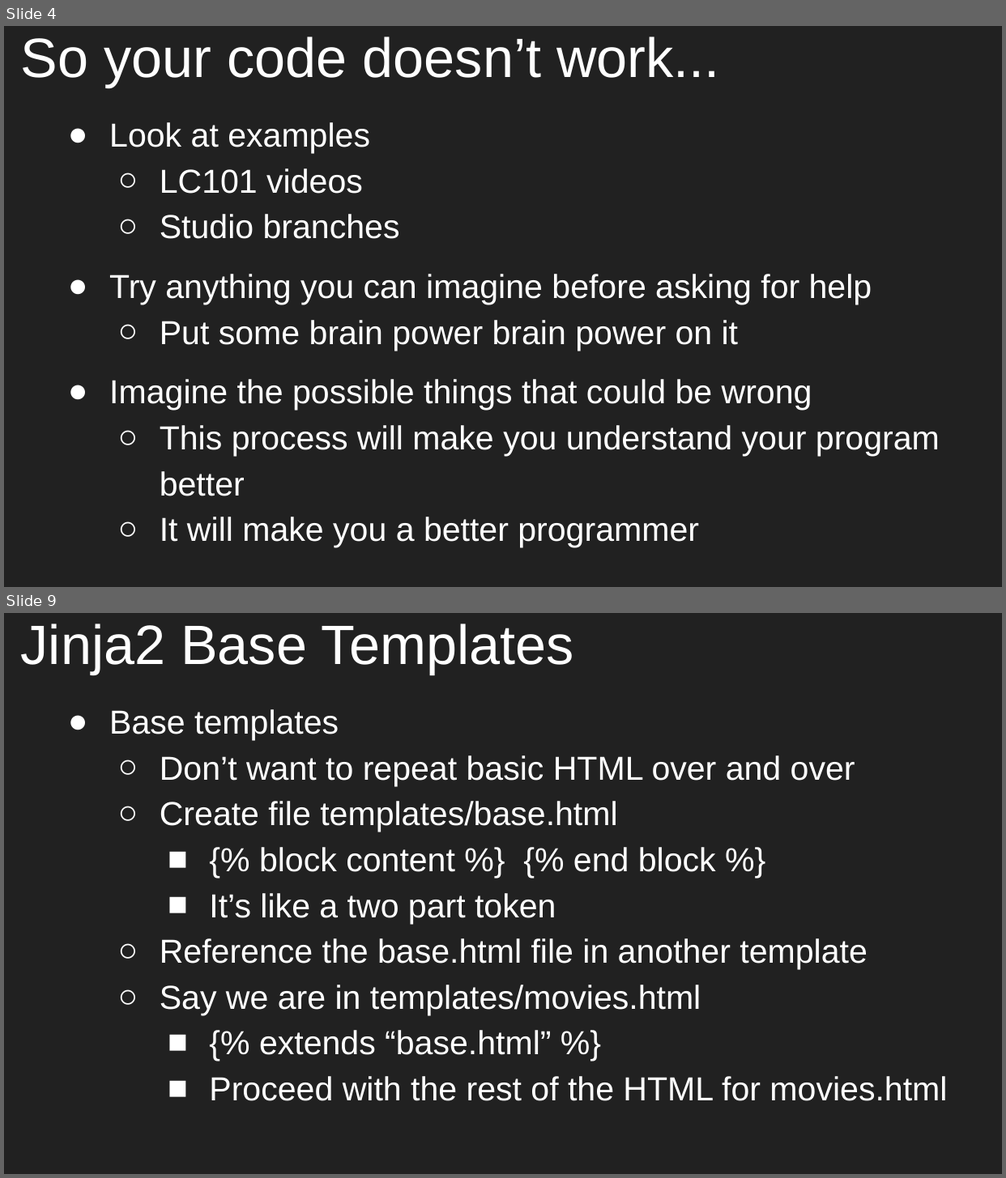
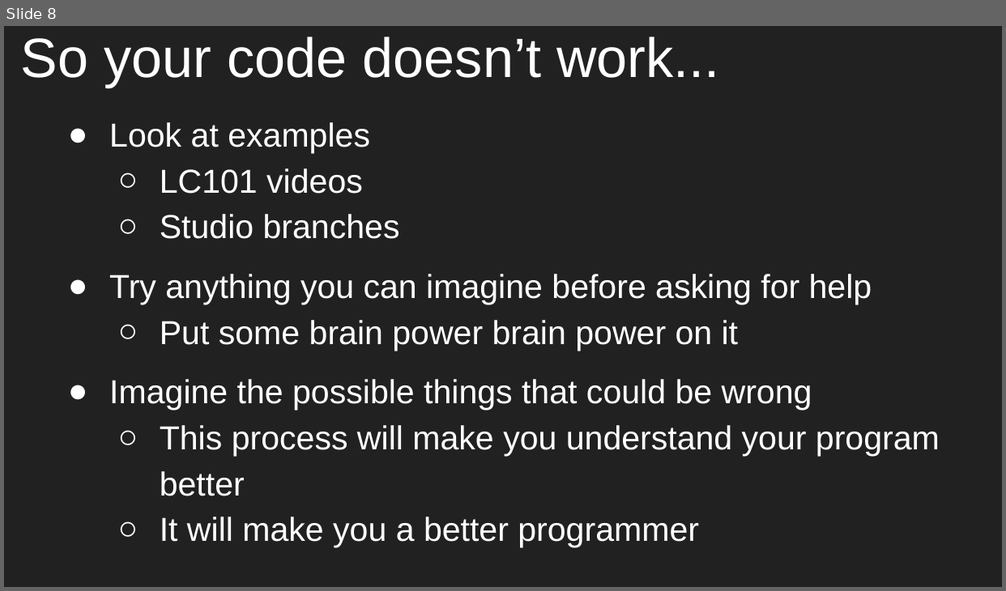
Before and after one commit to aleesham/lc101-unit2, a slide deck: slides/Unit 2 - LC 101 - Class 6.pptx. Shown one above the other, each under a label of ours: slides 4 and 9 before the commit, slide 8 after it; the slides between them are not shown. The pictures are 1006x1178 and 1006x591 pixels, drawn with LibreOffice and Linux fonts; fonts in the diff are those of the drawing. Boxes give left, top, right and bottom in pixels: in the first picture for what was removed or moved away, otherwise in the second. Text is boxed around its words. In the diff, an @@ line names an element or a change of style, - is before the commit and + after.

```diff
--- a/slides/Unit 2 - LC 101 - Class 6.pptx
+++ b/slides/Unit 2 - LC 101 - Class 6.pptx
@@ slide 9 removed at (4, 613, 1002, 1174), background #212121 @@
@@ title removed at (21, 624, 574, 675) @@
-Jinja2 Base Templates
@@ text removed at (109, 709, 947, 1101) @@
-● Base templates
-  ○ Don’t want to repeat basic HTML over and over
-  ○ Create file templates/base.html
-    ■ {% block content %} {% end block %}
-    ■ It’s like a two part token
-  ○ Reference the base.html file in another template
-  ○ Say we are in templates/movies.html
-    ■ {% extends “base.html” %}
-    ■ Proceed with the rest of the HTML for movies.html
@@ what was slide 4 is now slide 8 @@
```
Also in this commit, not shown: 1 slide changed, 8 slides added, 5 other slides removed, 1 other file.
